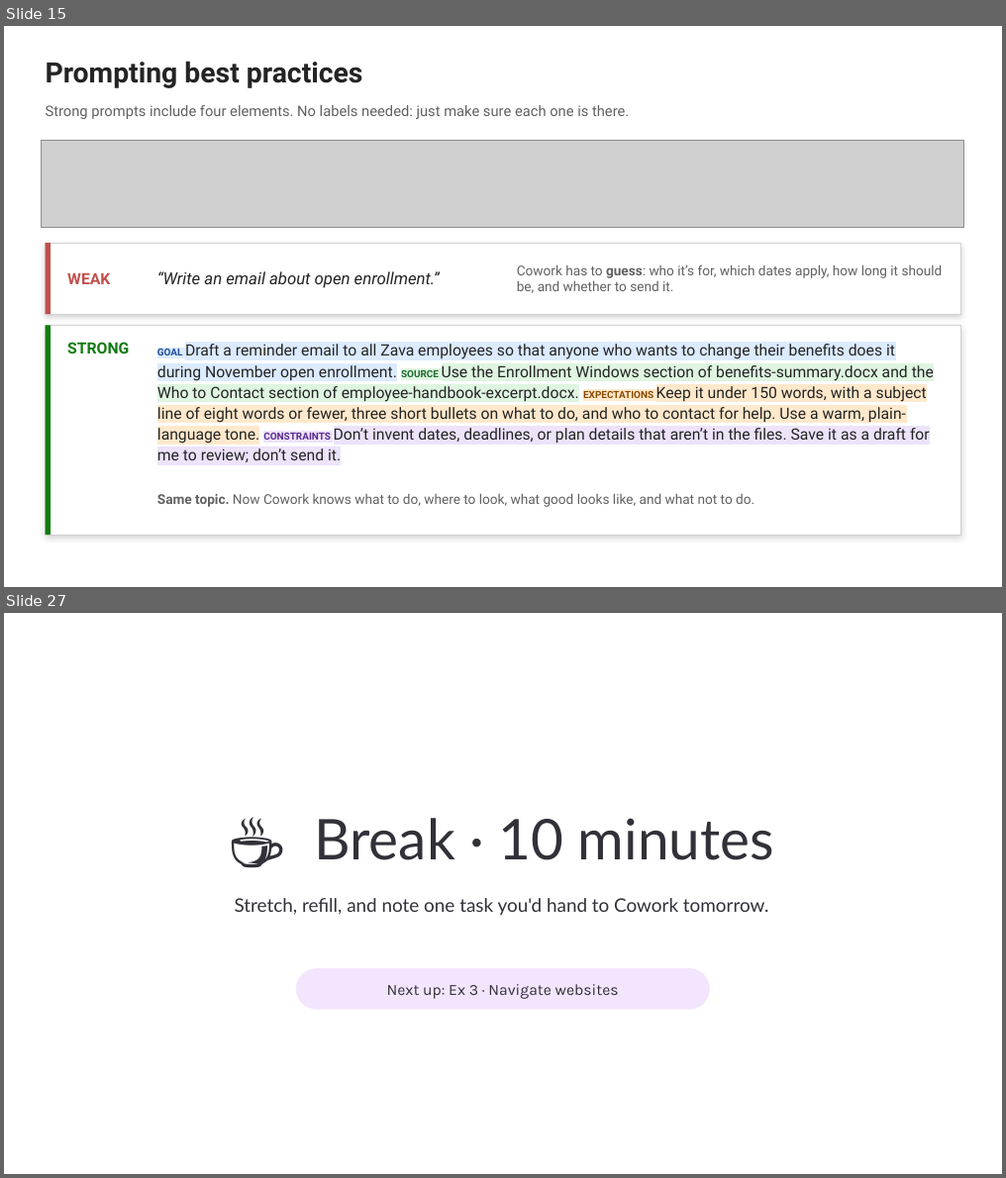
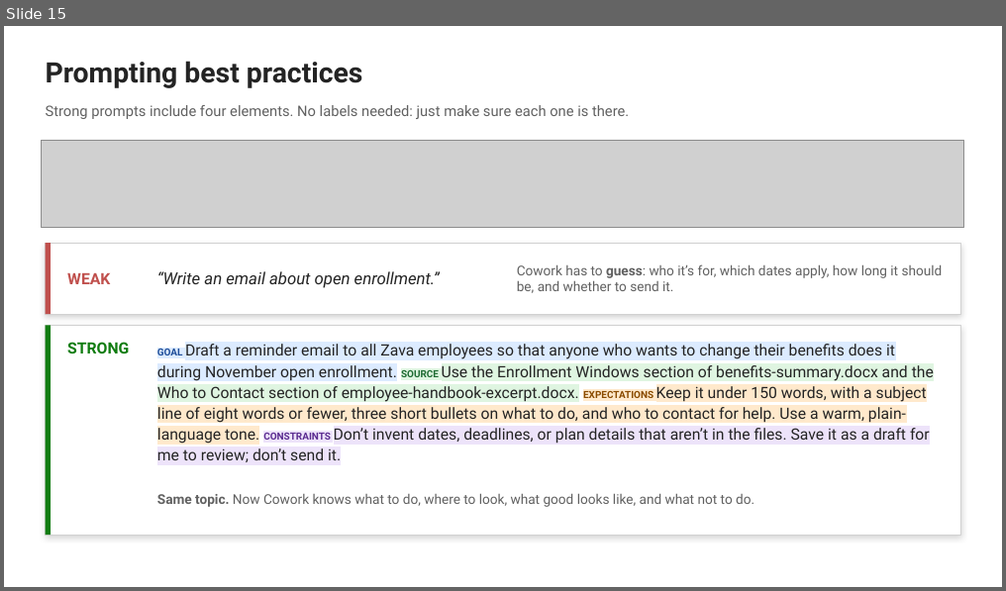
Before and after one commit to ragage/ai_hr_cowork_workshop, a slide deck: instructor/instructor-deck.pptx. Shown one above the other, each under a label of ours: slides 15 and 27 before the commit, slide 15 after it; the slides between them are not shown. The pictures are 1006x1178 and 1006x591 pixels, drawn with LibreOffice and Linux fonts; fonts in the diff are those of the drawing; grey boxes stand for pictures; background and template pictures are left out. Boxes give left, top, right and bottom in pixels: in the first picture for what was removed or moved away, otherwise in the second. Text is boxed around its words. In the diff, an @@ line names an element or a change of style, - is before the commit and + after.

```diff
--- a/instructor/instructor-deck.pptx
+++ b/instructor/instructor-deck.pptx
@@ slide 27 removed at [4, 613, 1002, 1174], background picture (left out) @@
@@ text removed at [314, 818, 774, 861] @@
-☕ Break · 10 minutes
@@ text removed at [235, 898, 769, 916] @@
-Stretch, refill, and note one task you'd hand to Cowork tomorrow.
@@ rounded rectangle removed at [296, 968, 710, 1010] @@
@@ text removed at [387, 984, 619, 999] @@
-Next up: Ex 3 · Navigate websites
```
Also in this commit, not shown: 28 slides changed, 1 other slide removed, 33 other files.
